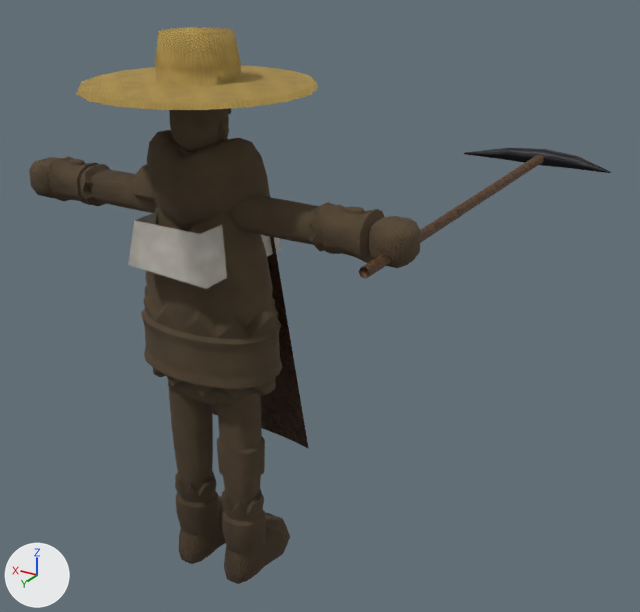
A saved change to the glTF model csharp/Unciv.Godot/Packs/units/models/unit/Worker.glb.
Camera for both pictures: a 50 mm lens placed at (-0.754, 0.943, 0.973), pointed at (-0.077, -0.187, 0.408). Arrows for +X, +Y and +Z are at lower left; the lights stay in place. The picture after the commit comes second. Where no turn or scale is listed for an object, it has been applied to the vertices. Vertices at exactly the same position are counted once.

Script lines for the objects in view, before the commit:
```python
me_mesh_pick = bpy.data.meshes.new('Mesh_Pick')
me_mesh_pick.from_pydata(...)  # 55 vertices, 102 faces; spans x -0.129..0.129, y -0.521..0.151, z -0.013..0.013
# faces by material slot: [42, 60]
me_mesh_pick.materials.append(mat_leather)
me_mesh_pick.materials.append(mat_iron)
me_mesh_skinned = bpy.data.meshes.new('Mesh_skinned')
me_mesh_skinned.from_pydata(...)  # 2432 vertices, 4501 faces; spans x -0.327..0.327, y -0.162..0.156, z 0.014..0.864
# faces by material slot: [4045, 180, 244, 32]
me_mesh_skinned.materials.append(mat_wool)
me_mesh_skinned.materials.append(mat_straw)
me_mesh_skinned.materials.append(mat_leather)
me_mesh_skinned.materials.append(mat_teamcolor)
ob_pick = bpy.data.objects.new('Pick', me_mesh_pick)
ob_pick.location = (-0.3, -0.066, 0.599)
ob_warrior = bpy.data.objects.new('Warrior', me_mesh_skinned)
ob_warrior.location = (0.0, 0.0, -0.014)
```
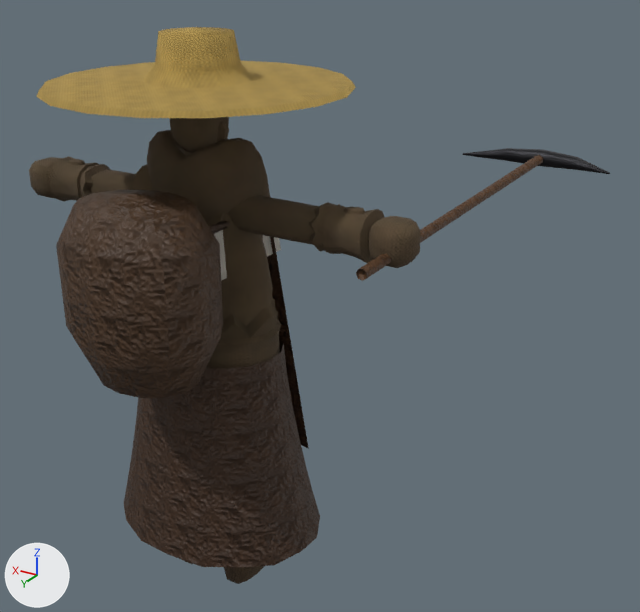
The newer file is also rescaled (x1.082) as a whole; pictures and numbers use the older file's frame.

Patch to the scene script:
```diff
--- a/csharp/Unciv.Godot/Packs/units/models/unit/Worker.glb.py
+++ b/csharp/Unciv.Godot/Packs/units/models/unit/Worker.glb.py
@@ me_mesh_skinned @@
 # used by ob_warrior; location = (0.0, 0.0, -0.014)
-me_mesh_skinned.from_pydata(...)  # 2432 vertices, 4501 faces; spans x -0.327..0.327, y -0.162..0.156, z 0.014..0.864
+me_mesh_skinned.from_pydata(...)  # 2656 vertices, 4901 faces; spans x -0.327..0.327, y -0.211..0.227, z 0.014..0.864
+# me_mesh_skinned part 1: a new loose piece of 126 vertices spanning x -0.169..0.169, y -0.133..0.132, z 0.111..0.42, in mat_leather
+# me_mesh_skinned part 2: a new loose piece of 58 vertices spanning x -0.11..0.11, y 0.05..0.227, z 0.414..0.679, in mat_leather
+# me_mesh_skinned part 3: a new loose piece of 20 vertices spanning x -0.073..-0.048, y -0.046..0.101, z 0.497..0.626, in mat_leather
+# me_mesh_skinned part 4
+# 54 vertices move from x -0.156..0.156, y -0.162..0.156, z 0.789..0.8 to x -0.205..0.205, y -0.211..0.205, z 0.789..0.8
+# other edits to the shape of me_mesh_skinned do not show in these pictures
 me_mesh_skinned.materials.append(mat_wool)
@@ ob_pick @@
 ob_pick = bpy.data.objects.new('Pick', me_mesh_pick)
-ob_pick.location = (-0.3, -0.066, 0.599)
+ob_pick.location = (-0.3, -0.06, 0.599)
```

Pixel boxes [x1, y1, x2, y2] of what changed, in the pictures (640 x 612 px; the box of a moved part takes in the faces that stretch with it):
'Pick', moved: before [359, 148, 611, 279]; after [356, 148, 610, 281]
part 1 of me_mesh_skinned, added (brown): after [124, 336, 320, 568]
part 2 of me_mesh_skinned, added (brown): after [56, 190, 223, 398]
part 3 of me_mesh_skinned, added (mostly hidden): after [209, 220, 263, 240]
part 4 of me_mesh_skinned, moved or reshaped: before [77, 64, 319, 110]; after [36, 60, 356, 118]
